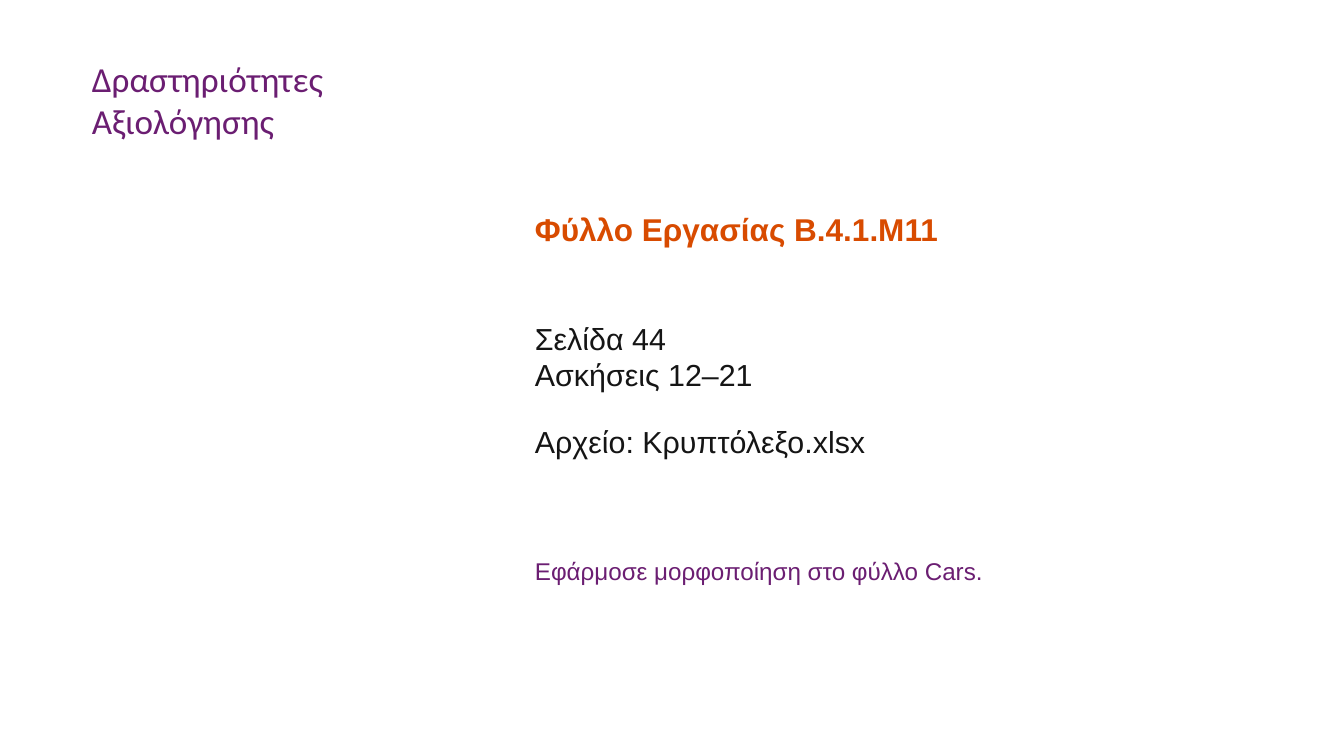
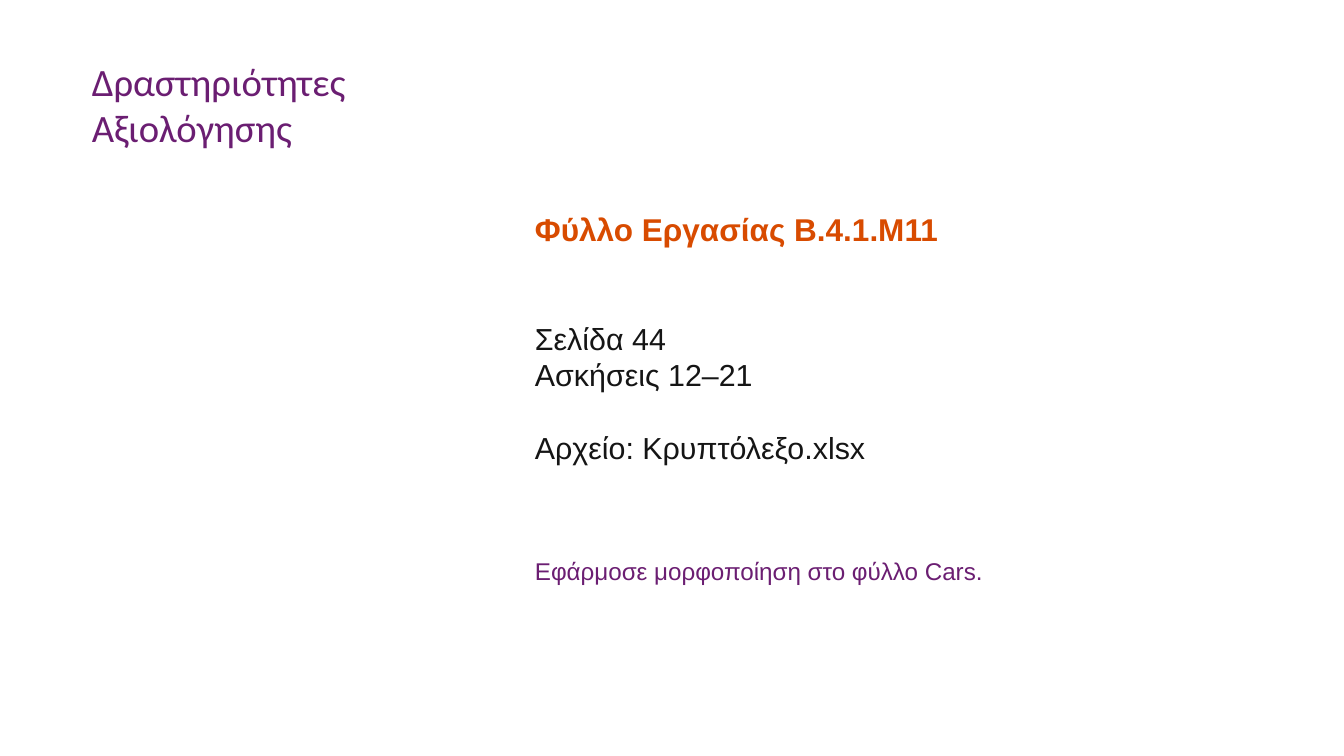
Before and after one commit to aristos32/education, a slide deck: slide 9 of schools-presentations/B Gymnasiou/B41M11 - Βασική Μορφοποίηση Υπολογιστικού Φύλλου.pptx (slide 8 before the commit). Drawn at 1344x756 pixels with LibreOffice and Linux fonts; fonts in the diff are those of the drawing. Boxes give left, top, right and bottom in pixels: in the first picture for what was removed or moved away, otherwise in the second. Text is boxed around its words. In the diff, an @@ line names an element or a change of style, - is before the commit and + after.

```diff
--- a/schools-presentations/B Gymnasiou/B41M11 - Βασική Μορφοποίηση Υπολογιστικού Φύλλου.pptx
+++ b/schools-presentations/B Gymnasiou/B41M11 - Βασική Μορφοποίηση Υπολογιστικού Φύλλου.pptx
@@ text "Δραστηριότητες Αξιολόγησης" at [92,68,346,149]: size 25.1 to 27.5 pt @@
@@ text "Σελίδα 44" rewrapped from [535,327,865,459] to [535,327,865,465] @@
```
Also in this commit, not shown: 1 other slide changed, 1 slide added, 2 other files.
